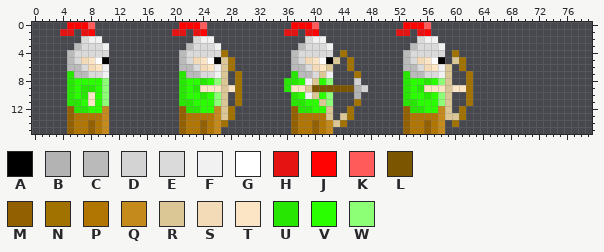
Two states of a sprite sheet, res/img/archer_sheet.png. The picture above was drawn from the file before the commit.
The file is 80x16 pixels. Colours within 5 levels of each other are drawn and written as one. The old version is drawn lined up with the new one.
Palette (. is transparent): A #000000  B #b3b3b3  C #bababa  D #d3d3d3  E #dadada  F #f1f1f1  G #ffffff  H #e61313  J #ff0202  K #ff5b5b  L #7c5500  M #926000  N #a17200  P #b17501  Q #c48b1c  R #dbc796  S #f4dbb8  T #fce5c5  U #27e602  V #2aff00  W #8dff76
Pixels before, first column x 4:
 0 .JJJK............JJJK............JJJK............JJJK......
 1 HH.HJ...........HH.HJ...........HH.HJ...........HH.HJ......
 2 ...EFF.............EFF.............EFF.............EFF.....
 3 ..CEEEF...........CEEEF...........CEEEF...........CEEEF....
 4 .CEEEEE..........CEEEEEN.........CEEEEE.N........CEEEEE.N..
 5 .CESTGA..........CESTGARN........CESTGAR.N.......CESTGA.RN.
 6 .CCESTF..........CCESTFRN........CCESTR..N.......CCESTFR.N.
 7 .UCCEEF..........UCCEEFR.N.......UCCERF...N......UCCEEFR..N
 8 .UVVVVW..........UVVUVWR.N......UUVFRVW...D......UVVUVWR..N
 9 .UVUUVW..........UVUTTTRTN......UTTRLLLLLLBD.....UVUTTTRTTN
10 .UVUTVW..........UVVUVWR.N.......UVFRVW...B......UVVUVWR..N
11 .UUVTVW..........UUVVVWR.N.......UUVVRW...N......UUVVVWR..N
12 .MUUVVQ..........MUUVVQRN........MUUVVR..N.......MUUVVQR.N.
13 .MPPPPQ..........MPPPPQRN........MPPPPR.RN.......MPPPPQRRN.
14 .MPPMPQ..........MPPMPQN.........MPPMPQRN........MPPMPQ.N..
15 .MPPMPQ..........MPPMPQ..........MPPMPQ..........MPPMPQ....
New version:
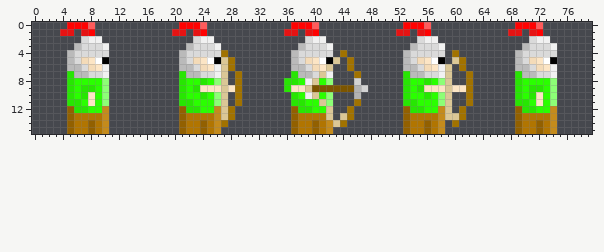
The commit says: Fixed the archer's placement. Next up: sorcerer.
Diff:
{"change": "drawings rearranged on the sheet (the old picture shows each at its new place; 1 dropped ones are not shown)"}
{"y":0,"x":69,"old":"....","new":"JJJK"}
{"y":1,"x":68,"old":"..","new":"HH"}
{"y":1,"x":71,"old":"..","new":"HJ"}
{"y":2,"x":71,"old":"...","new":"EFF"}
{"y":3,"x":70,"old":".....","new":"CEEEF"}
{"y":4,"x":69,"old":"......","new":"CEEEEE"}
{"y":5,"x":69,"old":"......","new":"CESTGA"}
{"y":6,"x":69,"old":"......","new":"CCESTF"}
{"y":7,"x":69,"old":"......","new":"UCCEEF"}
{"y":8,"x":69,"old":"......","new":"UVVVVW"}
{"y":9,"x":69,"old":"......","new":"UVUUVW"}
{"y":10,"x":69,"old":"......","new":"UVUTVW"}
{"y":11,"x":69,"old":"......","new":"UUVTVW"}
{"y":12,"x":69,"old":"......","new":"MUUVVQ"}
{"y":13,"x":69,"old":"......","new":"MPPPPQ"}
{"y":14,"x":69,"old":"......","new":"MPPMPQ"}
{"y":15,"x":69,"old":"......","new":"MPPMPQ"}
